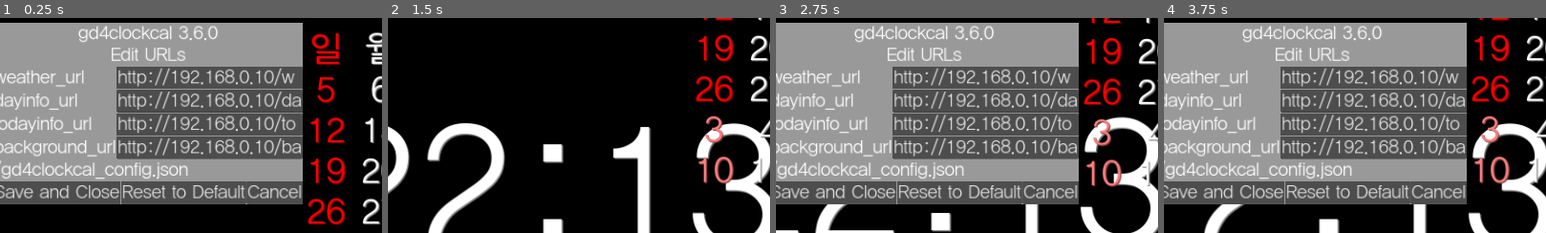
Above: before the commit, frames 1-4 (left to right).
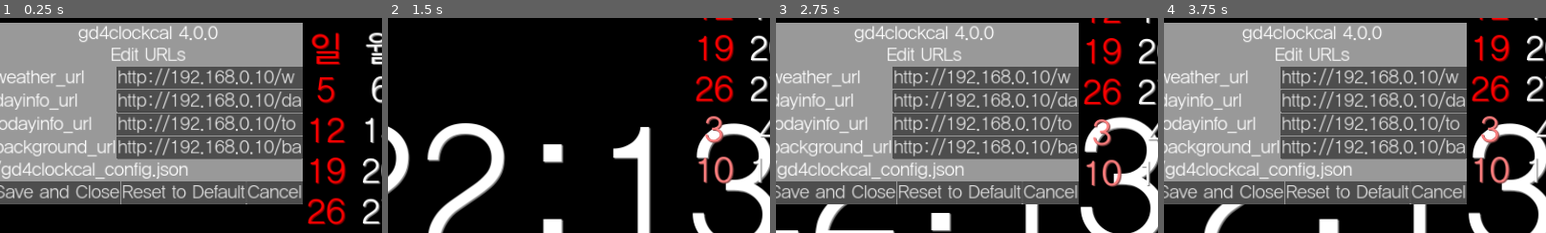
Above: after the commit, the same moments.

Repository: kasworld/gd4clockcal
Game: Godot game, scene res://main.tscn
The game is run twice, just before and just after one commit, with the same random seed, the same clock (stepped at 60 frames per second) and the same inputs.
Inputs (mouse positions are % of the whole screen's width and height, from its top left):
- Up to frame 1 (0.25 s): no input
- Up to frame 2 (1.5 s): tap Enter at 0.5, 0.6, 1.35 s; move the mouse to (72, 45) at 0.52 s; hold Up 0.53-1.28 s; click (72, 45) at 0.67 s; tap Space at 0.77 s; move the mouse to (30, 55) at 1.27 s
- Up to frame 3 (2.75 s): tap Space at 1.52 s; move the mouse to (60, 28) at 2.02 s; hold Up from 2.03 s (still down); tap Enter at 2.1 s
- Up to frame 4 (3.75 s): move the mouse to (45, 70) at 2.77 s; tap Enter at 2.85, 3.6 s; click (45, 70) at 2.92 s; tap Space at 3.02 s; move the mouse to (80, 65) at 3.52 s; release Up at 3.53 s
The pictures show only the part of the screen within x 11-61%, y 32-82%; the shares and areas given below are measured in that part.

The runs differ from the first frame. In frame 1, 0.1% of the frame differs, in the area x 47-54%, y 3-10%; in frame 2, nothing differs; in frame 3, 0.1%; in frame 4, 0.1%.
Error in both runs: Attempt to call function 'store_line' in base 'null instance' on a null instance. (res://config.gd:29)

Commit message:
add dayrepeat

Diff:
--- a/config.gd
+++ b/config.gd
@@ -10,7 +10,7 @@
 	]
 
 var config = {
-	version_key : "gd4clockcal 3.6.0",
+	version_key : "gd4clockcal 4.0.0",
 	"weather_url" : "http://192.168.0.10/weather.txt",
 	"dayinfo_url" : "http://192.168.0.10/dayinfo.txt",
 	"todayinfo_url" : "http://192.168.0.10/todayinfo.txt",
--- a/dayinfo.gd
+++ b/dayinfo.gd
@@ -66,6 +66,8 @@
 		for v in data_dict[key]:
 			rtn.append(v)
 
+	addkey.call("*")
+
 	var time_now_dict = Time.get_datetime_dict_from_system()
 	# year repeat day info
 	addkey.call("%02d-%02d" % [time_now_dict["month"], time_now_dict["day"]] )
Not shown, changed: dayinfo.txt
